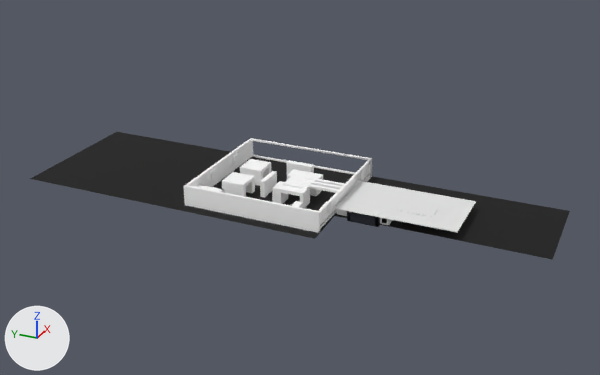
The glTF model models/tutorial/tutorial.gltf, before and after one commit.
Before and after are seen from a 50 mm camera at (-247.7, -58.3, 125.8) aimed at (-1.5, 52.5, 2.7). The axes (+X, +Y, +Z) are drawn at lower left. The lights are the same throughout. The picture after the commit comes second. Where no turn or scale is listed for an object, it has been applied to the vertices.
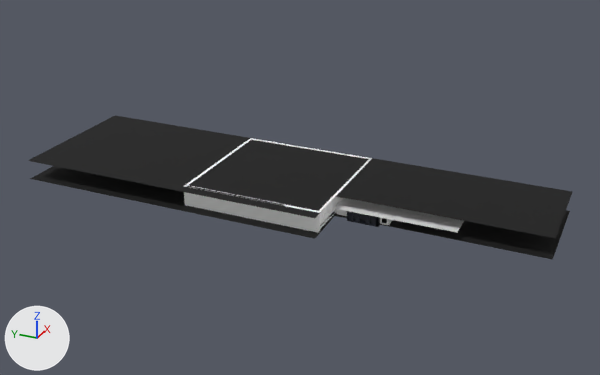
Where the change shows, as pixel boxes [x1, y1, x2, y2] in the pictures (600 x 375 px):
'Plane.001', added (black)
    after: [28, 115, 572, 238]
'Plane.002', unchanged, covered by the edit
    before: [30, 132, 570, 260]
    after: [30, 166, 570, 260]
'Cube.036', unchanged, covered by the edit
    before: [183, 138, 373, 233]
    after: [184, 138, 373, 233]

The edits, one by one:
Object 'Plane.001' (ob_plane_001) is new; it shows a copy of the mesh of ob_plane_002.
Its location is (-3.0, 56.3, 7.3).
